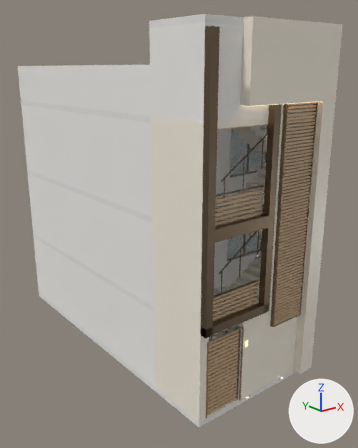
One commit to the glTF model karbala-570/model/house_alt2.glb: the scene before it, then after it.
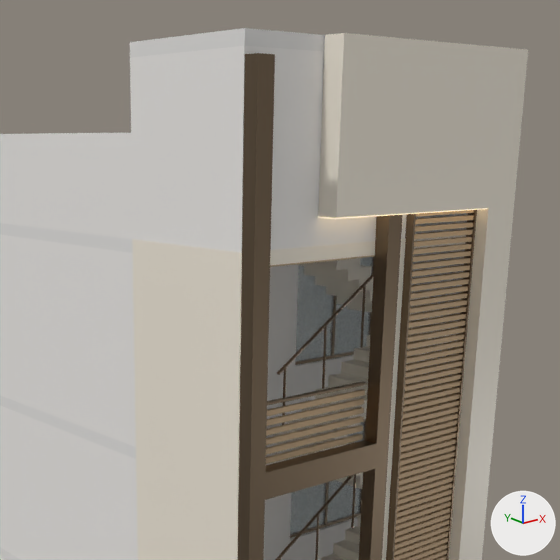
There are two pictures of each version: one whole from a 50 mm lens placed at (-8.95, -10.14, 10.98), pointed at (3.36, 5.24, 4.83), one close up on the part from 24% to 100% of the width and 0% to 61% of the height. Lighting does not change. The marker at lower right points along +X, +Y and +Z. The last two pictures show the newer version. Vertices at exactly the same position are counted once.

The older version as bpy lines, for what is in view:
```python
me_f2_glass = bpy.data.meshes.new('F2_glass')
me_f2_glass.from_pydata(...)  # a box spanning x 3.22..5.22, y 2.31..2.33, z 7.3..9.4; a box spanning x 1.61..1.62, y 11.59..12.27, z 7.3..9.4; a box spanning x 0.61..1.11, y 11.35..11.36, z 8.35..8.95
me_f2_glass.materials.append(mat_glass)  # white #e0f0f4
me_facade_led = bpy.data.meshes.new('FACADE_led')
me_facade_led.from_pydata(...)  # 40 vertices, 60 faces; spans x 1.38..5.34, y -0.33..-0.01, z 0.0..10.0
me_facade_led.materials.append(mat_led)  # beige #ffe5bc, glowing beige #ffe5bc
me_facade_marble = bpy.data.meshes.new('FACADE_marble')
me_facade_marble.from_pydata(...)  # 121 vertices, 274 faces; spans x -0.01..5.7, y -0.35..2.42, z 0.0..12.3
me_facade_marble.materials.append(mat_marble)  # pale yellow #f4ecdd
me_facade_wood = bpy.data.meshes.new('FACADE_wood')
me_facade_wood.from_pydata(...)  # 808 vertices, 1212 faces; spans x 0.21..4.7, y -0.12..0.13, z 0.0..9.99
me_facade_wood.materials.append(mat_wood)  # beige #c4a681
ob_f2_glass = bpy.data.objects.new('F2_glass', me_f2_glass)
ob_f2_glass.location = (0.0, 0.0, 0.0)
ob_facade_led = bpy.data.objects.new('FACADE_led', me_facade_led)
ob_facade_led.location = (0.0, 0.0, 0.0)
ob_facade_marble = bpy.data.objects.new('FACADE_marble', me_facade_marble)
ob_facade_marble.location = (0.0, 0.0, 0.0)
ob_facade_wood = bpy.data.objects.new('FACADE_wood', me_facade_wood)
ob_facade_wood.location = (0.0, 0.0, 0.0)
# also in view: 'F2_marble' at (3.64, 1.21, 7.94); 'FACADE_cnc' at (2.37, -0.05, 6.0); 'F2_wall' at (2.86, 6.3, 9.25); 'F1_marble' at (3.64, 1.21, 4.74); 'F2_slab' at (2.86, 6.3, 10.85)
```
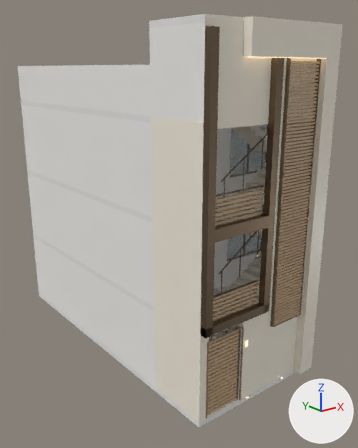
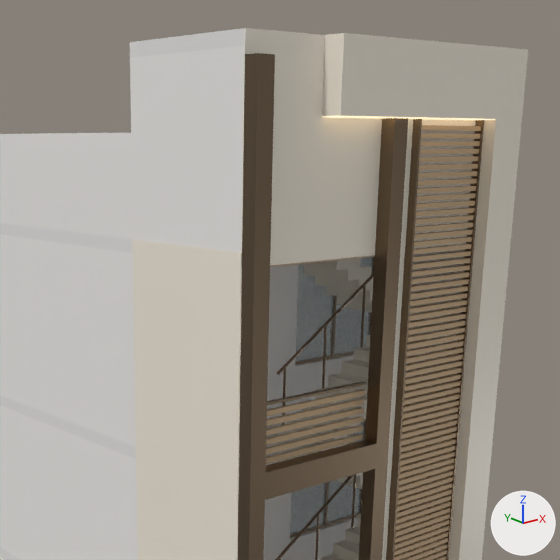
What changed in the scene script:
```text
Change me_facade_marble:
    used by ob_facade_marble; location = (0.0, 0.0, 0.0)
    remove me_facade_marble.from_pydata(...)  # 121 vertices, 274 faces; spans x -0.01..5.7, y -0.35..2.42, z 0.0..12.3
    add me_facade_marble.from_pydata(...)  # 127 vertices, 286 faces; spans x -0.01..5.7, y -0.35..2.42, z 0.0..12.3
    me_facade_marble part 1
    6 vertices in x 1.38..5.4, y -0.35..-0.01, z 10.0 move by (0.0, 0.0, 1.3)
    6 vertices are added at (0.0, -0.01, 9.4), (0.0, 0.0, 12.3), (0.0, -0.01, 12.3), (5.7, -0.01, 9.4), (5.7, -0.01, 12.3), (5.7, 0.0, 12.3)
    12 new faces join them
Change me_facade_led:
    used by ob_facade_led; location = (0.0, 0.0, 0.0)
    remove me_facade_led.from_pydata(...)  # 40 vertices, 60 faces; spans x 1.38..5.34, y -0.33..-0.01, z 0.0..10.0
    add me_facade_led.from_pydata(...)  # 40 vertices, 60 faces; spans x 1.38..5.34, y -0.33..-0.01, z 0.0..11.3
    me_facade_led part 2: the loose piece of 8 vertices spanning x 1.38..4.74, y -0.33..-0.01, z 9.98..10.0 is moved by (0.0, 0.0, 1.3)
Change me_facade_wood:
    used by ob_facade_wood; location = (0.0, 0.0, 0.0)
    remove me_facade_wood.from_pydata(...)  # 808 vertices, 1212 faces; spans x 0.21..4.7, y -0.12..0.13, z 0.0..9.99
    add me_facade_wood.from_pydata(...)  # 896 vertices, 1344 faces; spans x 0.21..4.7, y -0.12..0.13, z 0.0..11.2
    me_facade_wood part 3: a new loose piece, a box spanning x 3.28..4.7, y -0.12..-0.02, z 10.03..10.1, in mat_wood (beige #c4a681)
    me_facade_wood part 4: a new loose piece, a box spanning x 3.28..4.7, y -0.12..-0.02, z 10.14..10.21, in mat_wood (beige #c4a681)
    me_facade_wood part 5: a new loose piece, a box spanning x 3.28..4.7, y -0.12..-0.02, z 10.25..10.32, in mat_wood (beige #c4a681)
    me_facade_wood part 6: a new loose piece, a box spanning x 3.28..4.7, y -0.12..-0.02, z 10.36..10.43, in mat_wood (beige #c4a681)
    me_facade_wood part 7: a new loose piece, a box spanning x 3.28..4.7, y -0.12..-0.02, z 10.47..10.54, in mat_wood (beige #c4a681)
    me_facade_wood part 8: a new loose piece, a box spanning x 3.28..4.7, y -0.12..-0.02, z 10.58..10.65, in mat_wood (beige #c4a681)
    me_facade_wood part 9: a new loose piece, a box spanning x 3.28..4.7, y -0.12..-0.02, z 10.69..10.76, in mat_wood (beige #c4a681)
    me_facade_wood part 10: a new loose piece, a box spanning x 3.28..4.7, y -0.12..-0.02, z 10.8..10.87, in mat_wood (beige #c4a681)
    me_facade_wood part 11: a new loose piece, a box spanning x 3.28..4.7, y -0.12..-0.02, z 10.91..10.98, in mat_wood (beige #c4a681)
    me_facade_wood part 12: a new loose piece, a box spanning x 3.28..4.7, y -0.12..-0.02, z 11.02..11.09, in mat_wood (beige #c4a681)
    me_facade_wood part 13: a new loose piece, a box spanning x 3.28..4.7, y -0.12..-0.02, z 11.13..11.2, in mat_wood (beige #c4a681)
```

Pixel boxes (x1, y1, x2, y2) of what changed, in the close-ups (560 x 560 px; the box of a moved part takes in the faces that stretch with it):
'FACADE_marble', reshaped: before (132, 33, 528, 560); after (132, 28, 528, 560)
part 1 of me_facade_marble, cut back: before (318, 35, 498, 243); after (241, 28, 498, 268)
part 2 of me_facade_led, moved or reshaped: before (318, 208, 487, 219); after (322, 116, 495, 120)
part 3 of me_facade_wood, added: after (416, 201, 475, 209)
part 4 of me_facade_wood, added: after (417, 193, 476, 201)
part 5 of me_facade_wood, added: after (417, 186, 476, 194)
part 6 of me_facade_wood, added: after (418, 179, 477, 186)
part 7 of me_facade_wood, added: after (418, 171, 477, 178)
part 8 of me_facade_wood, added: after (419, 164, 478, 170)
part 9 of me_facade_wood, added: after (419, 156, 479, 162)
part 10 of me_facade_wood, added: after (420, 149, 479, 154)
part 11 of me_facade_wood, added: after (420, 141, 480, 146)
part 12 of me_facade_wood, added: after (421, 133, 480, 139)
part 13 of me_facade_wood, added: after (421, 125, 481, 131)
